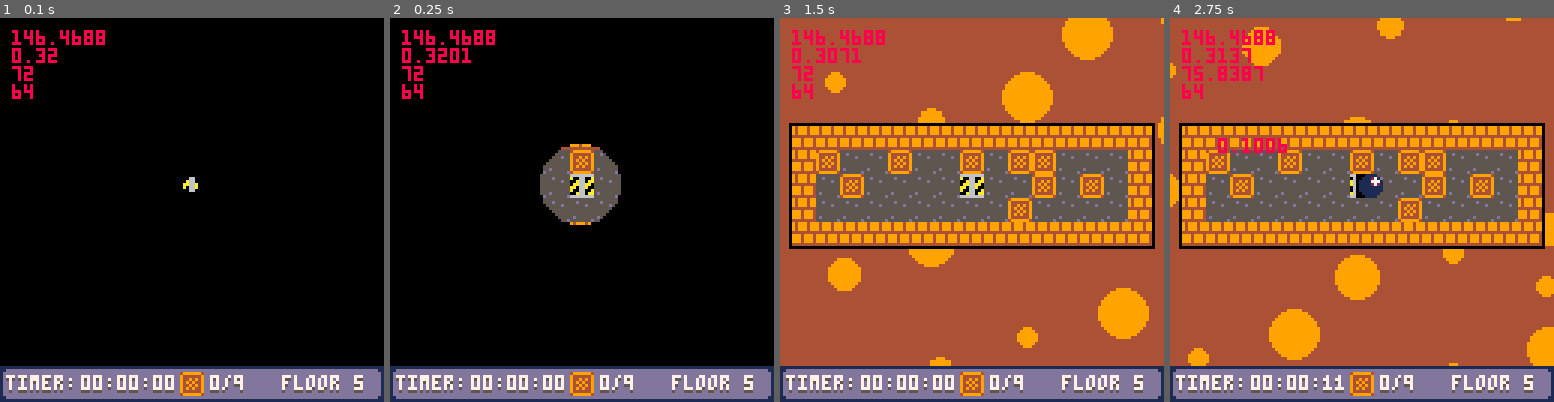
Above: before the commit, frames 1-4 (left to right).
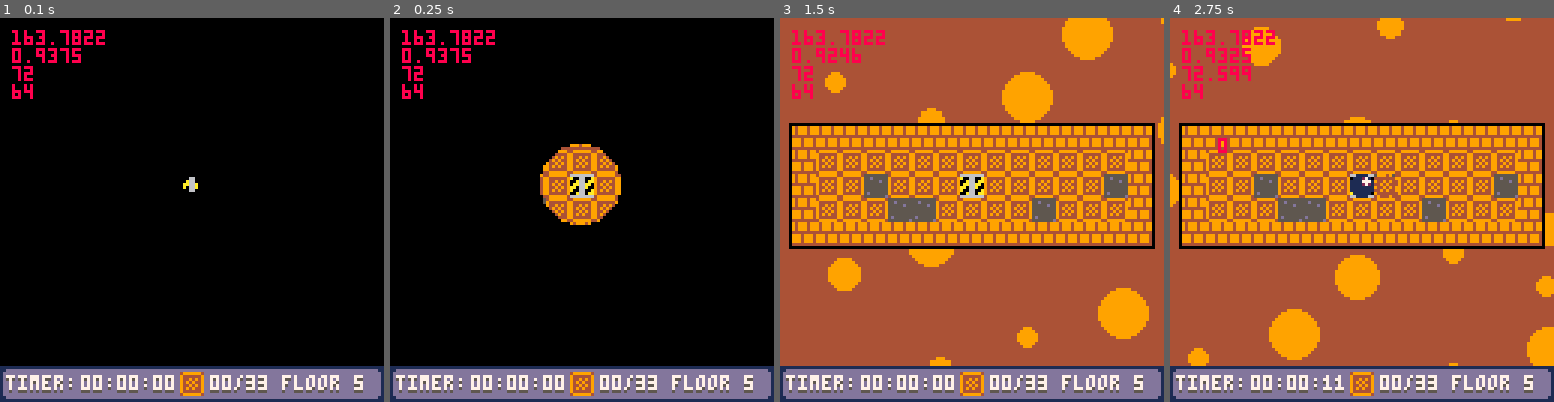
Above: after the commit, the same moments.

Repository: SHKBRD/P8CrateBall
Game: PICO-8 cartridge balltest24.p8
The game is run twice, just before and just after one commit, with the same random seed, the same clock (stepped at 60 frames per second) and the same inputs.
Inputs:
- Up to frame 1 (0.1 s): no input
- Up to frame 2 (0.25 s): no input
- Up to frame 3 (1.5 s): tap X (X key) at 0.33, 1.07 s; tap O (Z key) at 0.7 s
- Up to frame 4 (2.75 s): hold Right 1.6-2.1 s; tap O (Z key) at 1.7, 2.1, 2.5 s; tap X (X key) at 1.85 s; hold Up 2.15-2.42 s; hold Right from 2.47 s (still down)

The runs differ from the first frame. In frame 1, 0.7% of the frame differs, in the area x 6-70%, y 3-98%; in frame 2, 3.2%; in frame 3, 10%; in frame 4, 11%, in the area x 6-91%, y 3-98%.

Commit message:
add actor distance optimization

Diff:
--- a/balltest24.p8
+++ b/balltest24.p8
@@ -627,7 +627,7 @@
 function init_actor_counts()
 	local actorcnt=max(flr(sqrt(lev_w*lev_h)), 1)
 	if floor_type == 1 then
-		cratetotal = 9
+		cratetotal = 33
 		switchtotal = 0
 	elseif floor_type == 2 then
 		cratetotal = round(actorcnt*1.5)
@@ -638,9 +638,11 @@
 	elseif floor_type == 4 then
 		cratetotal=round(actorcnt*2)
 		switchtotal=round(actorcnt*0.25)
+		switchtotal=min(switchtotal, 2)
 	elseif floor_type == 5 then
 		cratetotal=round(actorcnt*2)
 		switchtotal=round(actorcnt*0.75)
+		switchtotal=min(switchtotal, 2)
 	end
 end
 
@@ -821,6 +823,7 @@
 
 function actor_collide(a1, a2)
 	if (is_crate(a1) and is_crate(a2)) return
+	if (distance(a1.x, a1.y, a2.x, a2.y) >= 16) return
 	if will_a_touch(a1, a2, true) then
 	 gener_hit(a1, a2)
 	 hit_action(a1, a2)
